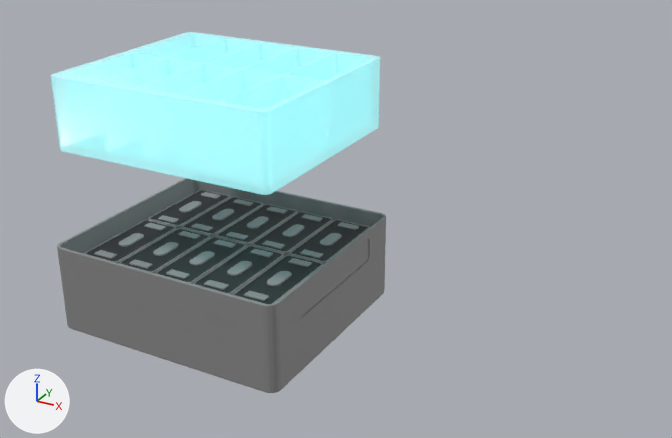
An edit to the glTF model car.glb, drawn before and after from the same camera.
One viewpoint serves both versions: a 50 mm camera at (4.88, -6.73, 4.49) aimed at (1.34, -0.31, 1.28). Every picture has the same lights, and +X, +Y and +Z are marked at lower left. The picture after the commit comes second. Both versions are drawn at frame 144 of the action 'CubeAction'; the numbers are the values there.

Objects in the first picture: 'Cube', 'case', 'pack001', 'pack002', 'pack003', 'pack004', 'pack005', 'pack006', 'pack007', 'pack008', 'pack009', 'pack010'.
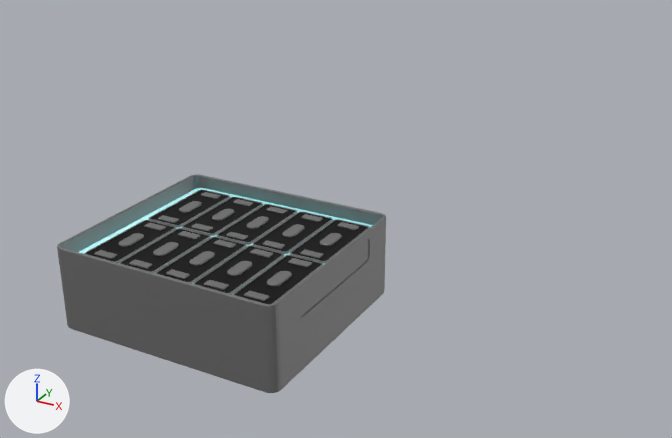
What changed in the scene script:
```text
Change mat_material_001:
    mat_material_001.metallic: 0.2 -> 0.843
Change mat_rubber_003:
    mat_rubber_003.metallic: 0.2 -> 1.0
Change ob_cube:
    ob_cube.location: (0.0, 0.0, 1.74) -> (0.0, 0.0, 0.0)
```

What differs and where, as boxes (x1, y1, x2, y2) in the pictures (672 x 438 px):
'Cube', moved (mostly hidden afterwards): before (51, 32, 380, 195); after (79, 188, 373, 295)
'case', surface changed: (57, 178, 386, 393) in both
'pack001', surface changed: (233, 255, 323, 304) in both
'pack002', surface changed: (194, 245, 284, 295) in both
'pack003', surface changed: (156, 237, 246, 284) in both
'pack004', surface changed (grey to black): (119, 228, 211, 273) in both
'pack005', surface changed: (85, 220, 176, 263) in both
'pack010', surface changed: (290, 219, 370, 263) in both
'pack009', surface changed: (253, 212, 333, 254) in both
'pack008', surface changed: (217, 204, 297, 245) in both
'pack007', surface changed: (182, 197, 263, 236) in both
'pack006', surface changed: (149, 190, 230, 227) in both
